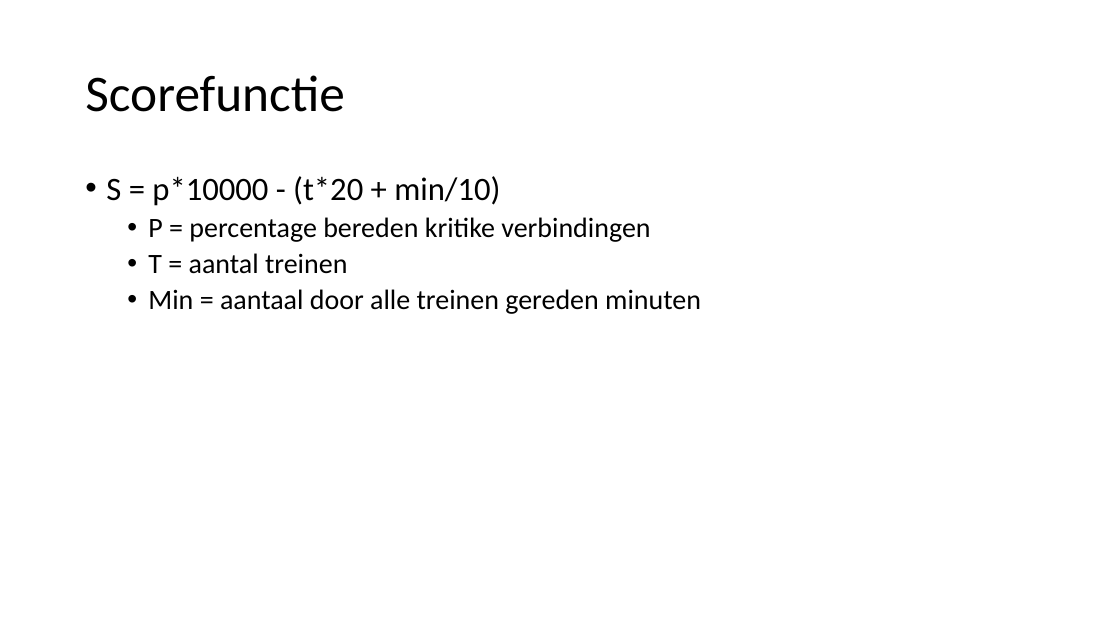
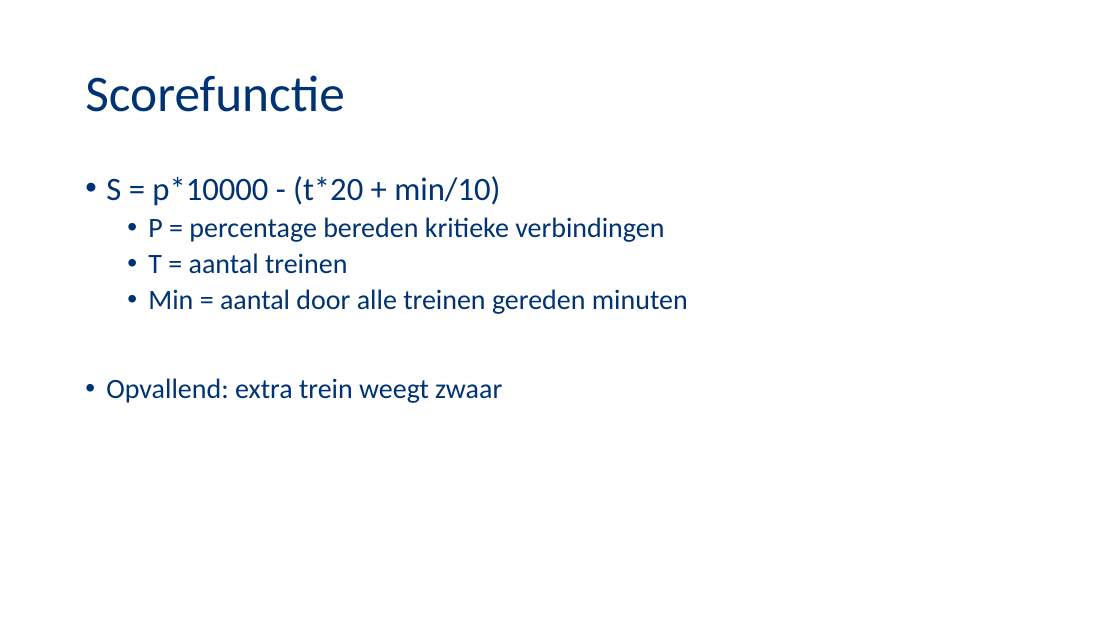
Before and after one commit to NegativeNancy/Team_Arjan, a slide deck: slide 5 of Presentaties/Presentatie1.pptx. Drawn at 1120x630 pixels with LibreOffice and Linux fonts; fonts in the diff are those of the drawing; background and template pictures are left out. Boxes give left, top, right and bottom in pixels: in the first picture for what was removed or moved away, otherwise in the second. Text is boxed around its words. In the diff, an @@ line names an element or a change of style, - is before the commit and + after.

```diff
--- a/Presentaties/Presentatie1.pptx
+++ b/Presentaties/Presentatie1.pptx
@@ title "Scorefunctie" at [85, 75, 345, 112]: text colour #000000 to #003373 @@
@@ text at [106, 176, 500, 274]: text colour #000000 to #003373 in "S = p*10000 - (t*20 + min/10)", "T = aantal treinen" @@
@@ text at [148, 217, 664, 242]: text changed; text colour #000000 to #003373 @@
-  • P = percentage bereden kritike verbindingen
+  • P = percentage bereden kritieke verbindingen
@@ text at [106, 289, 688, 403]: text changed; text colour #000000 to #003373 @@
-  • Min = aantaal door alle treinen gereden minuten
+  • Min = aantal door alle treinen gereden minuten
+• Opvallend: extra trein weegt zwaar
```
Also in this commit, not shown: 3 other slides changed, 3 slides added, 1 slide removed, 1 other file.
